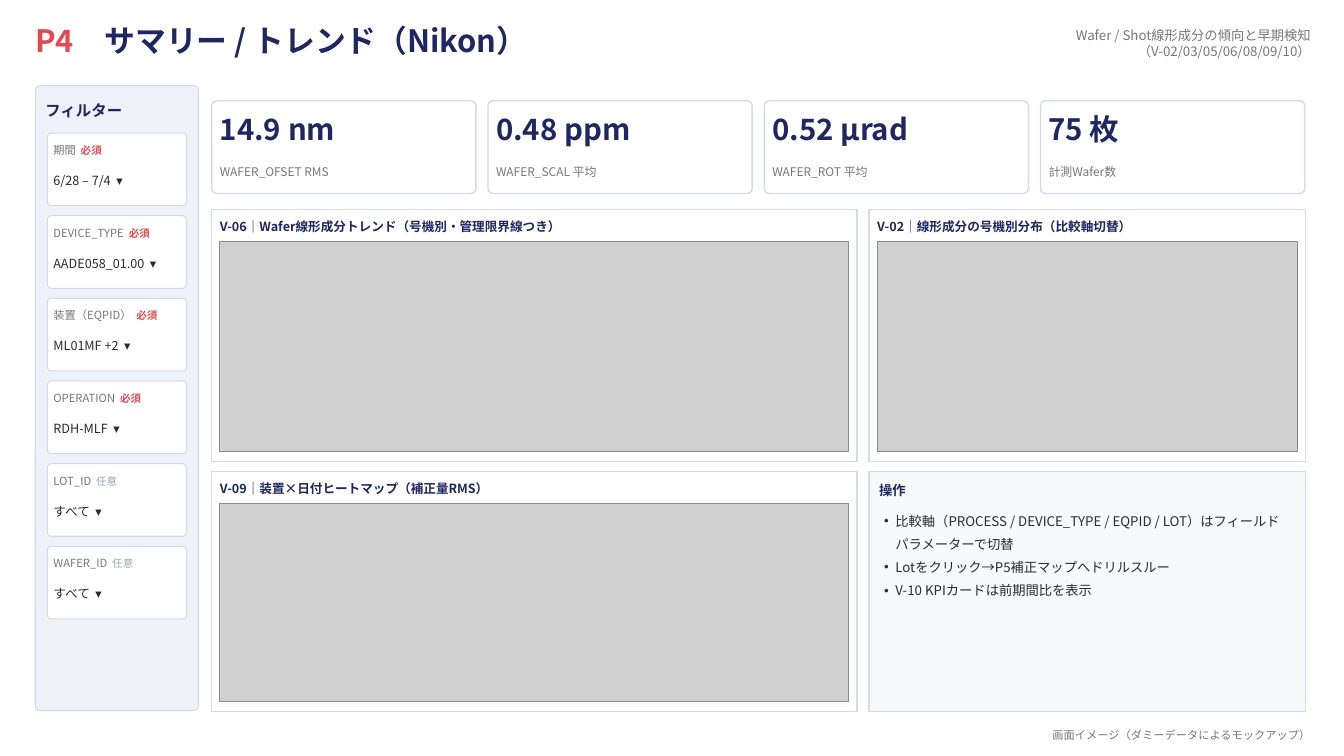
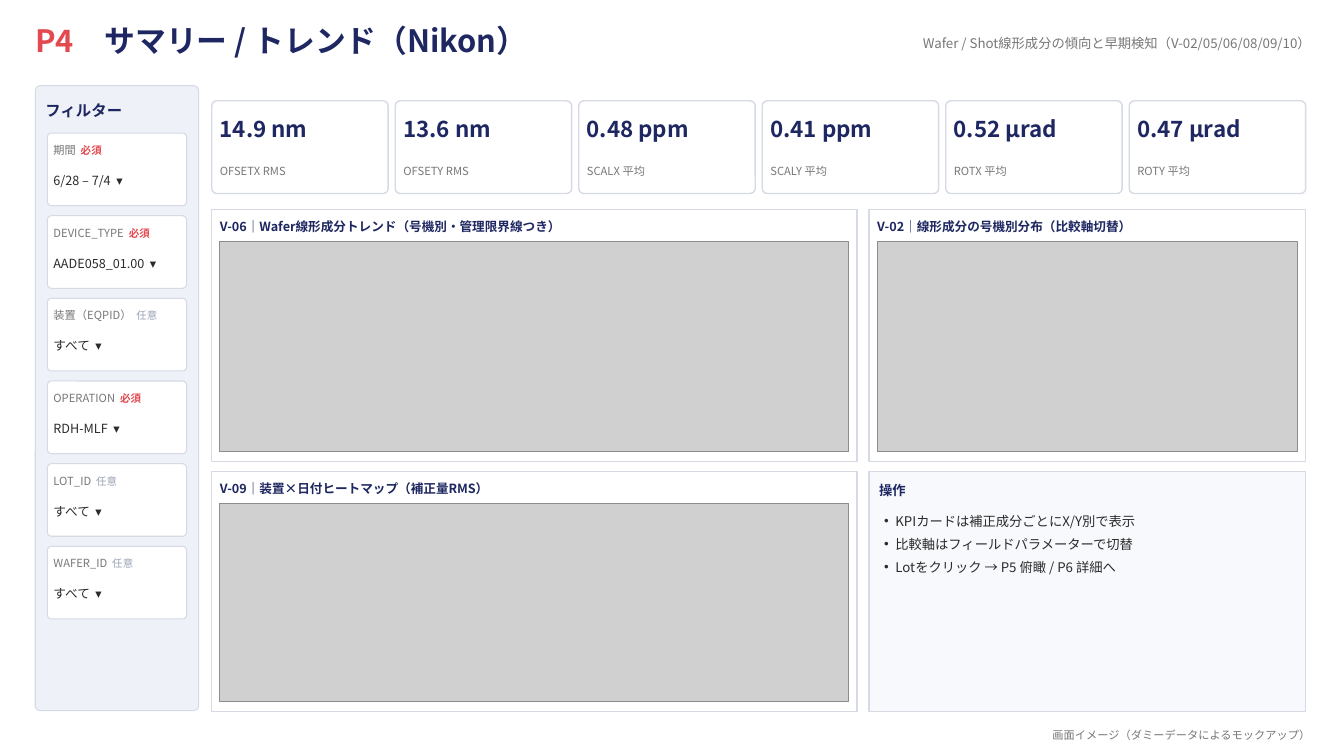
Before and after one commit to rsakamoto-0824/PowerBI_LithoBooster_DashBoard, a slide deck: slide 5 of dashboard_mockup.pptx. Drawn at 1344x756 pixels with LibreOffice and Linux fonts; fonts in the diff are those of the drawing; grey boxes stand for pictures. Boxes give left, top, right and bottom in pixels: in the first picture for what was removed or moved away, otherwise in the second. Text is boxed around its words. In the diff, an @@ line names an element or a change of style, - is before the commit and + after.

```diff
--- a/dashboard_mockup.pptx
+++ b/dashboard_mockup.pptx
@@ text at [923,37,1311,50]: text changed @@
-Wafer / Shot線形成分の傾向と早期検知（V-02/03/05/06/08/09/10）
+Wafer / Shot線形成分の傾向と早期検知（V-02/05/06/08/09/10）
@@ rounded rectangle: place and size @@
-rounded rectangle at [212,101,476,194]
+rounded rectangle at [212,101,388,194]
@@ rounded rectangle added at [395,101,572,194], fill #FFFFFF, outline #D5DAE5 1 pt @@
@@ rounded rectangle: place and size @@
-rounded rectangle at [488,101,752,194]
+rounded rectangle at [579,101,755,194]
@@ text "0.48 ppm": place and size @@
-text "0.48 ppm" at [496,118,630,147]
+text "0.48 ppm" at [587,120,689,142]
@@ rounded rectangle: place and size @@
-rounded rectangle at [764,101,1028,194]
+rounded rectangle at [762,101,939,194]
@@ rounded rectangle added at [946,101,1122,194], fill #FFFFFF, outline #D5DAE5 1 pt @@
@@ size 21 to 16 pt in 3 elements at [220,120,308,138], [587,120,689,142], [954,119,1057,142] @@
@@ text "0.52 µrad": place and size @@
-text "0.52 µrad" at [772,116,909,146]
+text "0.52 µrad" at [954,119,1057,142]
@@ text removed at [1049,115,1119,143] @@
-75 枚
@@ rounded rectangle: place and size @@
-rounded rectangle at [1041,101,1305,194]
+rounded rectangle at [1129,101,1306,194]
@@ text added at [1137,119,1240,142], 16 pt, text #1E2761, bold @@
+0.47 µrad
@@ text added at [403,120,491,138], 16 pt, text #1E2761, bold @@
+13.6 nm
@@ text added at [770,120,872,142], 16 pt, text #1E2761, bold @@
+0.41 ppm
@@ text at [220,167,286,175]: text changed; size 8.5 to 8 pt @@
-WAFER_OFSET RMS
+OFSETX RMS
@@ text added at [403,167,469,175], 8 pt, text #777777 @@
+OFSETY RMS
@@ text at [587,166,645,176]: text changed; size 8.5 to 8 pt @@
-WAFER_SCAL 平均
+SCALX 平均
@@ text at [770,166,827,176]: text changed; size 8.5 to 8 pt @@
-WAFER_ROT 平均
+SCALY 平均
@@ text added at [954,166,1006,176], 8 pt, text #777777 @@
+ROTX 平均
@@ text removed at [1049,166,1117,177] @@
-計測Wafer数
@@ text added at [1137,166,1190,176], 8 pt, text #777777 @@
+ROTY 平均
@@ text at [53,309,157,321]: text changed @@
-装置（EQPID） 必須
+装置（EQPID） 任意
@@ text at [53,340,89,351]: text changed @@
-ML01MF +2 ▾
+すべて ▾
@@ text at [895,515,1135,573]: text changed @@
-• 比較軸（PROCESS / DEVICE_TYPE / EQPID / LOT）はフィールドパラメーターで切替
-• Lotをクリック→P5補正マップへドリルスルー
-• V-10 KPIカードは前期間比を表示
+• KPIカードは補正成分ごとにX/Y別で表示
+• 比較軸はフィールドパラメーターで切替
+• Lotをクリック → P5 俯瞰 / P6 詳細へ
```
Also in this commit, not shown: 6 other slides changed, 1 slide added, 1 other file.
